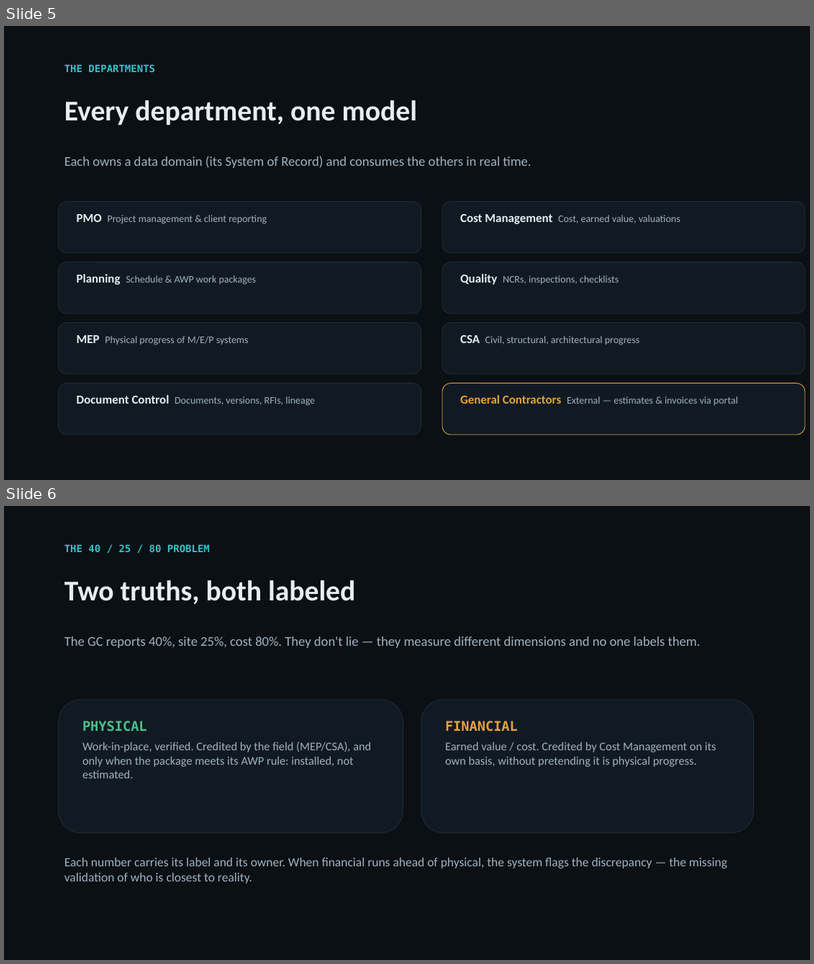
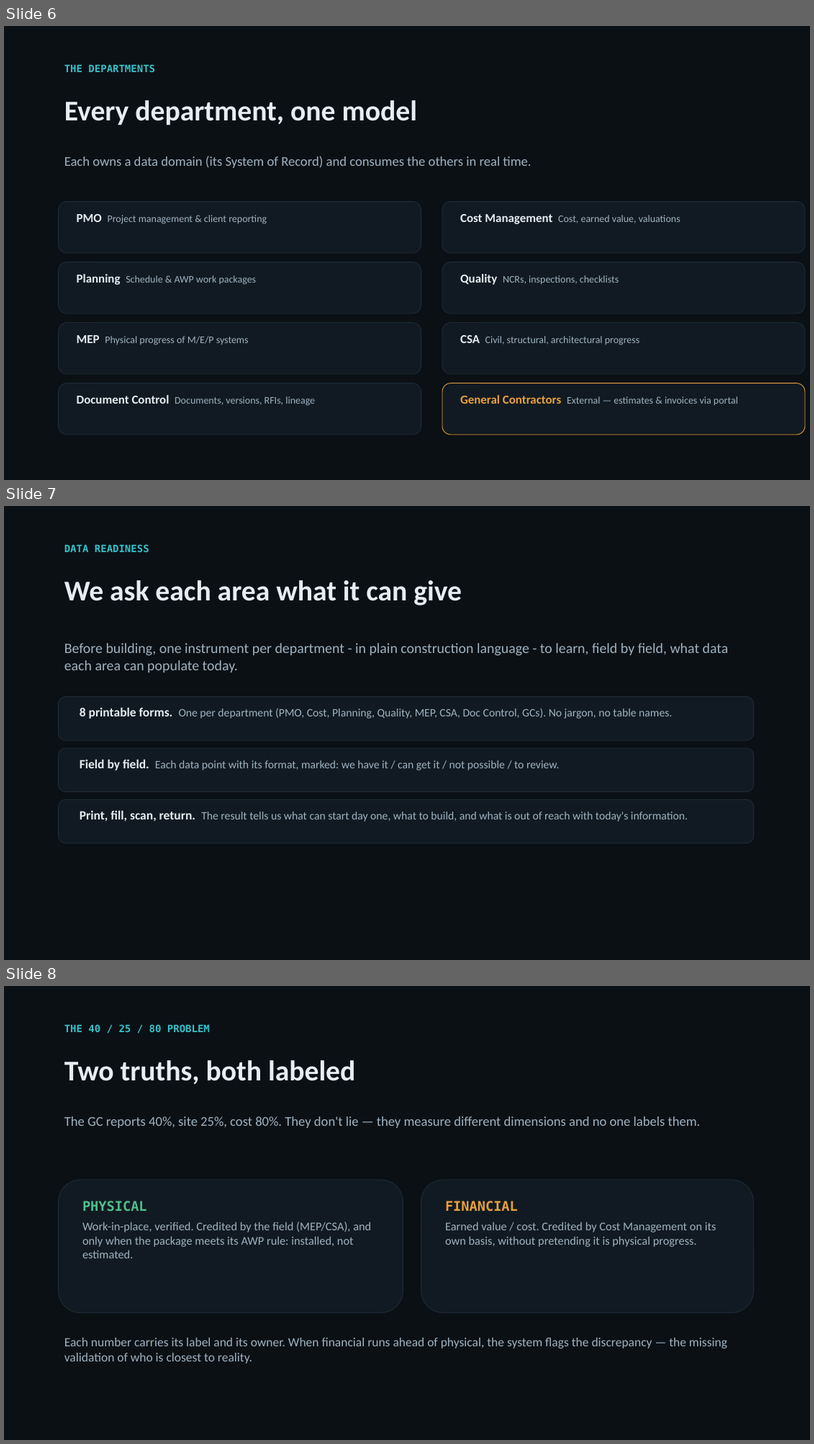
Before and after one commit to ElDerivator/d3x-portfolio, a slide deck: odata/ODATA_QR03_Single_Source_of_Truth.pptx. Shown one above the other, each under a label of ours: slides 5 and 6 before the commit, slides 6, 7 and 8 after it. The pictures are 814x964 and 814x1444 pixels, drawn with LibreOffice and Linux fonts; fonts in the diff are those of the drawing. Boxes give left, top, right and bottom in pixels: in the first picture for what was removed or moved away, otherwise in the second. Text is boxed around its words. In the diff, an @@ line names an element or a change of style, - is before the commit and + after.

Commit message:
odata: presentacion actualizada (13 slides: +blueprint 48 tablas/ERD, +data readiness por depto, timeline por fases)

```diff
--- a/odata/ODATA_QR03_Single_Source_of_Truth.pptx
+++ b/odata/ODATA_QR03_Single_Source_of_Truth.pptx
@@ slide 7 added at (4,506,810,960), background #0B1015 @@
@@ text added at (64,544,149,552), 12 pt, text #35C2C9, bold @@
+DATA READINESS
@@ text added at (64,580,462,605), 34 pt, text #E6EDF3, bold @@
+We ask each area what it can give
@@ text added at (64,643,729,672), 17 pt, text #9FB2C0 @@
+Before building, one instrument per department - in plain construction language - to learn, field by field, what data each area can populate today.
@@ rounded rectangle added at (59,697,754,740), fill #111A22, outline #1F2C37 0.75 pt @@
@@ text added at (80,707,672,718), 13.5 pt, text #9FB2C0 @@
+8 printable forms. One per department (PMO, Cost, Planning, Quality, MEP, CSA, Doc Control, GCs). No jargon, no table names.
@@ rounded rectangle added at (59,748,754,792), fill #111A22, outline #1F2C37 0.75 pt @@
@@ text added at (80,759,560,770), 13.5 pt, text #9FB2C0 @@
+Field by field. Each data point with its format, marked: we have it / can get it / not possible / to review.
@@ rounded rectangle added at (59,800,754,843), fill #111A22, outline #1F2C37 0.75 pt @@
@@ text added at (80,810,688,821), 13.5 pt, text #9FB2C0 @@
+Print, fill, scan, return. The result tells us what can start day one, what to build, and what is out of reach with today's information.
@@ what was slide 5 is now slide 6 @@
@@ what was slide 6 is now slide 8 @@
```
Also in this commit, not shown: 1 slide changed, 1 other slide added.
